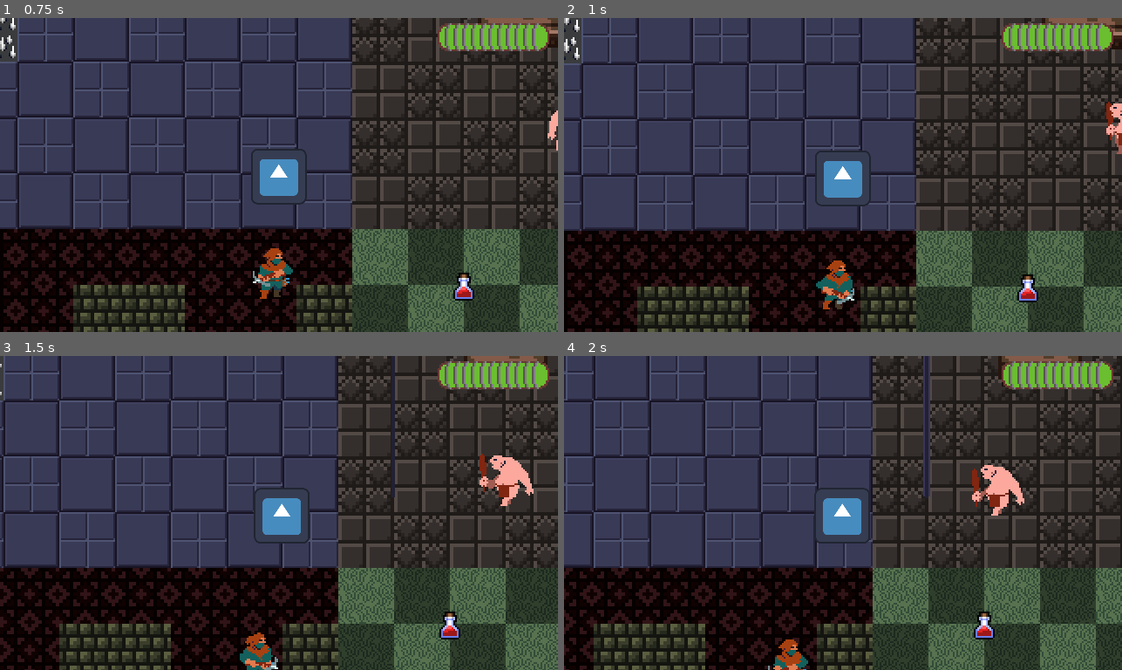
Above: before the commit, frames 1-4 (two rows, left to right).
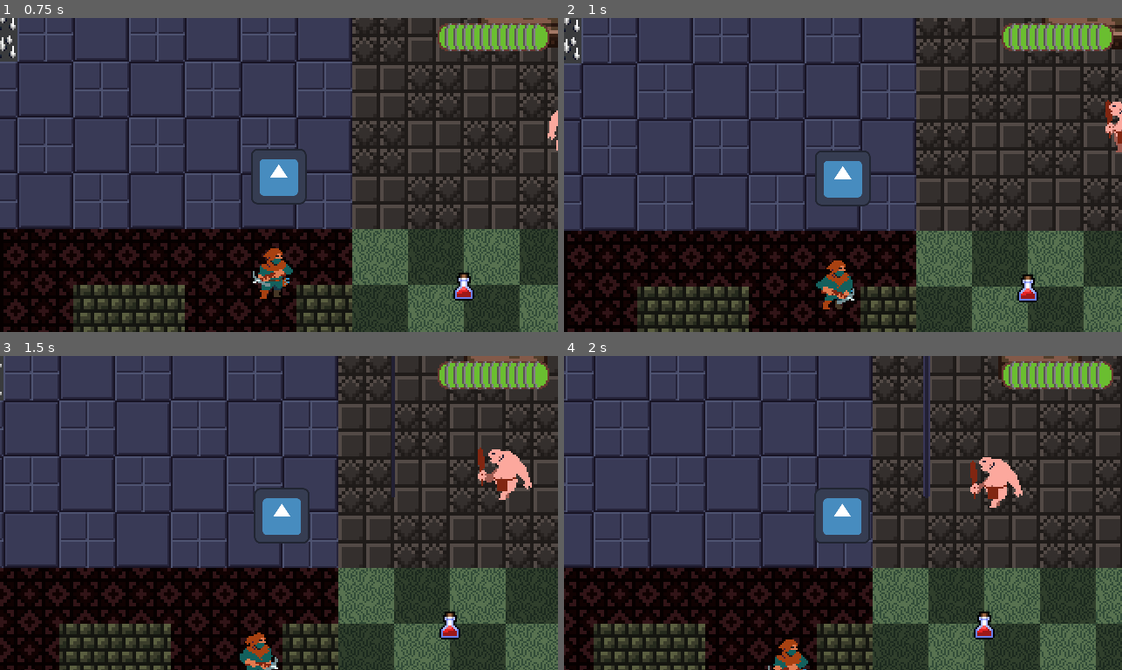
Above: after the commit, the same moments.

Repository: KxUgh/48h-game-jam-game
Game: Godot game, scene res://scenes/main_menu.tscn
Two runs of this game, one before a commit and one after it. Both use one fixed random seed, a clock stepped at 60 frames per second and the inputs below. The engine's default icon, where the game draws it, is replaced by a stand-in: a white triangle on a blue panel in a dark square.
Inputs (mouse positions are in pixels of both pictures, inside the frame that each line leads up to):
- Up to frame 1 (0.75 s): click "Game the Game" at 0.5 s
- Up to frame 2 (1 s): no input
- Up to frame 3 (1.5 s): move the mouse to (401, 497) at 1.27 s; hold D (right) from 1.28 s (still down); click (401, 497) at 1.35 s
- Up to frame 4 (2 s): keep holding D (right)

Frame 1 is identical in both runs. In frame 2, 0.1% of the frame differs, in the area x 97-100%, y 26-44%; in frame 3, 0.6%; in frame 4, 0.7%, in the area x 72-83%, y 32-51%.

Commit message:
fixes and shit
ghouls and goblins

Diff:
--- a/scenes/main.tscn
+++ b/scenes/main.tscn
@@ -38,11 +38,19 @@
 
 [sub_resource type="NavigationPolygon" id="NavigationPolygon_u6y15"]
 
+[sub_resource type="NavigationPolygon" id="NavigationPolygon_kfxr6"]
+
+[sub_resource type="NavigationPolygon" id="NavigationPolygon_tobgk"]
+
 [sub_resource type="NavigationPolygon" id="NavigationPolygon_n7v1v"]
 
 [sub_resource type="NavigationPolygon" id="NavigationPolygon_huauo"]
 
-[sub_resource type="NavigationPolygon" id="NavigationPolygon_a1wd2"]
+[sub_resource type="NavigationPolygon" id="NavigationPolygon_vyae3"]
+
+[sub_resource type="NavigationPolygon" id="NavigationPolygon_y0ddi"]
+
+[sub_resource type="NavigationPolygon" id="NavigationPolygon_ub0yd"]
 
 [sub_resource type="TileSetAtlasSource" id="TileSetAtlasSource_4ggdw"]
 texture = ExtResource("1_1irw7")
@@ -109,11 +117,11 @@
 34:0/0 = 0
 34:0/0/navigation_layer_0/polygon = SubResource("NavigationPolygon_osp4f")
 35:0/0 = 0
-35:0/0/navigation_layer_0/polygon = SubResource("NavigationPolygon_osp4f")
+35:0/0/navigation_layer_0/polygon = SubResource("NavigationPolygon_kfxr6")
 36:0/0 = 0
-36:0/0/navigation_layer_0/polygon = SubResource("NavigationPolygon_huauo")
+36:0/0/navigation_layer_0/polygon = SubResource("NavigationPolygon_kfxr6")
 37:0/0 = 0
-37:0/0/navigation_layer_0/polygon = SubResource("NavigationPolygon_huauo")
+37:0/0/navigation_layer_0/polygon = SubResource("NavigationPolygon_kfxr6")
 0:1/0 = 0
 0:1/0/navigation_layer_0/polygon = SubResource("NavigationPolygon_yyi8j")
 1:1/0 = 0
@@ -176,11 +184,11 @@
 34:1/0 = 0
 34:1/0/navigation_layer_0/polygon = SubResource("NavigationPolygon_osp4f")
 35:1/0 = 0
-35:1/0/navigation_layer_0/polygon = SubResource("NavigationPolygon_osp4f")
+35:1/0/navigation_layer_0/polygon = SubResource("NavigationPolygon_tobgk")
 36:1/0 = 0
-36:1/0/navigation_layer_0/polygon = SubResource("NavigationPolygon_huauo")
+36:1/0/navigation_layer_0/polygon = SubResource("NavigationPolygon_tobgk")
 37:1/0 = 0
-37:1/0/navigation_layer_0/polygon = SubResource("NavigationPolygon_huauo")
+37:1/0/navigation_layer_0/polygon = SubResource("NavigationPolygon_tobgk")
 0:2/0 = 0
 0:2/0/navigation_layer_0/polygon = SubResource("NavigationPolygon_yyi8j")
 1:2/0 = 0
@@ -616,18 +624,19 @@
 38:3/0 = 0
 38:3/0/navigation_layer_0/polygon = SubResource("NavigationPolygon_n7v1v")
 38:2/0 = 0
-38:2/0/physics_layer_0/polygon_0/points = PackedVector2Array(16, 0.176577, 6.9748, -0.353155, 2.20721, 0.52973)
-38:2/0/navigation_layer_0/polygon = SubResource("NavigationPolygon_huauo")
+38:2/0/physics_layer_0/polygon_0/points = PackedVector2Array(0.441442, -0.176579, 16, -2.64866, 16, -1.05946, -0.441444, 1.58919)
+38:2/0/navigation_layer_0/polygon = SubResource("NavigationPolygon_ub0yd")
 39:2/0 = 0
-39:2/0/navigation_layer_0/polygon = SubResource("NavigationPolygon_huauo")
+39:2/0/physics_layer_0/polygon_0/points = PackedVector2Array(-0.441442, -0.176579, -16, -2.64866, -16, -1.05946, 0.441444, 1.58919)
+39:2/0/navigation_layer_0/polygon = SubResource("NavigationPolygon_ub0yd")
 39:1/0 = 0
-39:1/0/navigation_layer_0/polygon = SubResource("NavigationPolygon_a1wd2")
+39:1/0/navigation_layer_0/polygon = SubResource("NavigationPolygon_y0ddi")
 38:1/0 = 0
-38:1/0/navigation_layer_0/polygon = SubResource("NavigationPolygon_a1wd2")
+38:1/0/navigation_layer_0/polygon = SubResource("NavigationPolygon_y0ddi")
 38:0/0 = 0
-38:0/0/navigation_layer_0/polygon = SubResource("NavigationPolygon_huauo")
+38:0/0/navigation_layer_0/polygon = SubResource("NavigationPolygon_vyae3")
 39:0/0 = 0
-39:0/0/navigation_layer_0/polygon = SubResource("NavigationPolygon_huauo")
+39:0/0/navigation_layer_0/polygon = SubResource("NavigationPolygon_vyae3")
 
 [sub_resource type="NavigationPolygon" id="NavigationPolygon_vde8s"]
 vertices = PackedVector2Array(16, 16, -16, 16, -16, -16, 16, -16)
@@ -775,29 +784,19 @@
 [sub_resource type="TileSetScenesCollectionSource" id="TileSetScenesCollectionSource_xmdss"]
 scenes/1/scene = ExtResource("3_pkbf4")
 
-[sub_resource type="NavigationPolygon" id="NavigationPolygon_scija"]
-vertices = PackedVector2Array(16, -3, -16, -3.17969, -16, -12.5391, 16, -12.7109)
-polygons = Array[PackedInt32Array]([PackedInt32Array(0, 1, 2, 3)])
-outlines = Array[PackedVector2Array]([PackedVector2Array(-16, -12.537, 16, -12.7136, 16, -3.00181, -16, -3.17839)])
-agent_radius = 0.0
-
-[sub_resource type="NavigationPolygon" id="NavigationPolygon_xoj4l"]
-vertices = PackedVector2Array(16, -3, -16, -3.17969, -16, -6, 16, -6)
-polygons = Array[PackedInt32Array]([PackedInt32Array(0, 1, 2, 3)])
-outlines = Array[PackedVector2Array]([PackedVector2Array(-16, -6.00363, 16, -6.00363, 16, -3.00181, -16, -3.17839)])
-agent_radius = 0.0
-
-[sub_resource type="NavigationPolygon" id="NavigationPolygon_ymgmq"]
-vertices = PackedVector2Array(16, -3, -16, -3.17969, -16, -12.5391, 16, -12.7109)
-polygons = Array[PackedInt32Array]([PackedInt32Array(0, 1, 2, 3)])
-outlines = Array[PackedVector2Array]([PackedVector2Array(-16, -12.537, 16, -12.7136, 16, -3.00181, -16, -3.17839)])
-agent_radius = 0.0
-
-[sub_resource type="NavigationPolygon" id="NavigationPolygon_lujwn"]
-vertices = PackedVector2Array(16, 16, -16, 16, -16, -16, 16, -16)
-polygons = Array[PackedInt32Array]([PackedInt32Array(0, 1, 2, 3)])
-outlines = Array[PackedVector2Array]([PackedVector2Array(-16, -16, 16, -16, 16, 16, -16, 16)])
-agent_radius = 0.0
+[sub_resource type="NavigationPolygon" id="NavigationPolygon_mj60d"]
+
+[sub_resource type="NavigationPolygon" id="NavigationPolygon_x0rv6"]
+
+[sub_resource type="NavigationPolygon" id="NavigationPolygon_plbr6"]
+
+[sub_resource type="NavigationPolygon" id="NavigationPolygon_mdvyv"]
+
+[sub_resource type="NavigationPolygon" id="NavigationPolygon_eipmj"]
+
+[sub_resource type="NavigationPolygon" id="NavigationPolygon_1sbea"]
+
+[sub_resource type="NavigationPolygon" id="NavigationPolygon_4h77w"]
 
 [sub_resource type="TileSetAtlasSource" id="TileSetAtlasSource_1tcrp"]
 texture = ExtResource("5_uvg6y")
@@ -840,24 +839,26 @@
 3:4/0 = 0
 4:4/0 = 0
 4:4/0/physics_layer_0/polygon_0/points = PackedVector2Array(-8.21084, -16, 16, -16, 16, 13.5964, -7.85768, 13.773)
-4:4/0/navigation_layer_0/polygon = SubResource("NavigationPolygon_lujwn")
+4:4/0/navigation_layer_0/polygon = SubResource("NavigationPolygon_1sbea")
 5:4/0 = 0
 5:4/0/physics_layer_0/polygon_0/points = PackedVector2Array(8.21084, -16, -16, -16, -16, 13.5964, 7.85768, 13.773)
-5:4/0/navigation_layer_0/polygon = SubResource("NavigationPolygon_lujwn")
+5:4/0/navigation_layer_0/polygon = SubResource("NavigationPolygon_1sbea")
 0:5/0 = 0
 1:5/0 = 0
 2:5/0 = 0
 3:5/0 = 0
 4:5/0 = 0
-4:5/0/navigation_layer_0/polygon = SubResource("NavigationPolygon_lujwn")
+4:5/0/navigation_layer_0/polygon = SubResource("NavigationPolygon_1sbea")
 5:5/0 = 0
-5:5/0/navigation_layer_0/polygon = SubResource("NavigationPolygon_lujwn")
+5:5/0/navigation_layer_0/polygon = SubResource("NavigationPolygon_1sbea")
 0:6/0 = 0
 1:6/0 = 0
 2:6/0 = 0
 3:6/0 = 0
 4:6/0 = 0
+4:6/0/navigation_layer_0/polygon = SubResource("NavigationPolygon_4h77w")
 5:6/0 = 0
+5:6/0/navigation_layer_0/polygon = SubResource("NavigationPolygon_4h77w")
 0:7/0 = 0
 1:7/0 = 0
 2:7/0 = 0
@@ -868,19 +869,21 @@
 1:8/0 = 0
 2:8/0 = 0
 2:8/0/physics_layer_0/polygon_0/points = PackedVector2Array(-16, -9.18201, 16, -9.35859, 16, -4.06128, -16, -3.8847)
-2:8/0/navigation_layer_0/polygon = SubResource("NavigationPolygon_xoj4l")
+2:8/0/navigation_layer_0/polygon = SubResource("NavigationPolygon_mdvyv")
 3:8/0 = 0
 4:8/0 = 0
 4:8/0/physics_layer_0/polygon_0/points = PackedVector2Array(-0.0882874, -16, -5.3856, -16, -5.73876, 0.353153, -0.618019, 0.529732)
 5:8/0 = 0
 5:8/0/physics_layer_0/polygon_0/points = PackedVector2Array(0.0882874, -16, 5.3856, -16, 5.73876, 0.353153, 0.618019, 0.529732)
 0:9/0 = 0
+0:9/0/navigation_layer_0/polygon = SubResource("NavigationPolygon_mj60d")
 1:9/0 = 0
 2:9/0 = 0
 3:9/0 = 0
 4:9/0 = 0
 5:9/0 = 0
 0:10/0 = 0
+0:10/0/navigation_layer_0/polygon = SubResource("NavigationPolygon_mj60d")
 1:10/0 = 0
 2:10/0 = 0
 3:10/0 = 0
@@ -890,44 +893,38 @@
 4:11/0 = 0
 0:12/0 = 0
 1:12/0 = 0
+1:12/0/navigation_layer_0/polygon = SubResource("NavigationPolygon_x0rv6")
 2:12/0 = 0
 3:12/0 = 0
 4:12/0 = 0
+4:12/0/navigation_layer_0/polygon = SubResource("NavigationPolygon_eipmj")
 5:12/0 = 0
 0:13/0 = 0
 1:13/0 = 0
 1:13/0/physics_layer_0/polygon_0/points = PackedVector2Array(-16, -9.18201, 16, -9.35859, 16, -4.06128, -16, -3.8847)
-1:13/0/navigation_layer_0/polygon = SubResource("NavigationPolygon_scija")
+1:13/0/navigation_layer_0/polygon = SubResource("NavigationPolygon_x0rv6")
 2:13/0 = 0
+2:13/0/navigation_layer_0/polygon = SubResource("NavigationPolygon_plbr6")
 3:13/0 = 0
+3:13/0/navigation_layer_0/polygon = SubResource("NavigationPolygon_plbr6")
 4:13/0 = 0
 4:13/0/physics_layer_0/polygon_0/points = PackedVector2Array(-16, -9.18201, 16, -9.35859, 16, -4.06128, -16, -3.8847)
-4:13/0/navigation_layer_0/polygon = SubResource("NavigationPolygon_ymgmq")
+4:13/0/navigation_layer_0/polygon = SubResource("NavigationPolygon_eipmj")
 5:13/0 = 0
 
-[sub_resource type="NavigationPolygon" id="NavigationPolygon_ueg62"]
-vertices = PackedVector2Array(5.38281, -0.179688, 5.91406, 0.179688, -6.09375, -0.179688, -5.74219, -0.53125)
+[sub_resource type="NavigationPolygon" id="NavigationPolygon_27nfg"]
+vertices = PackedVector2Array(16, 16, -16, 16, -16, -16, 16, -16)
 polygons = Array[PackedInt32Array]([PackedInt32Array(0, 1, 2, 3)])
-outlines = Array[PackedVector2Array]([PackedVector2Array(-5.73876, -0.529732, 5.3856, -0.176579, 5.91534, 0.176577, -6.09191, -0.176579)])
+outlines = Array[PackedVector2Array]([PackedVector2Array(-16, -16, 16, -16, 16, 16, -16, 16)])
 agent_radius = 0.0
 
-[sub_resource type="NavigationPolygon" id="NavigationPolygon_0vegf"]
-vertices = PackedVector2Array(5.38281, -0.179688, 5.91406, 0.179688, -6.09375, -0.179688, -5.74219, -0.53125)
-polygons = Array[PackedInt32Array]([PackedInt32Array(0, 1, 2, 3)])
-outlines = Array[PackedVector2Array]([PackedVector2Array(-5.73876, -0.529732, 5.3856, -0.176579, 5.91534, 0.176577, -6.09191, -0.176579)])
-agent_radius = 0.0
-
-[sub_resource type="NavigationPolygon" id="NavigationPolygon_d3swn"]
-vertices = PackedVector2Array(5.38281, -0.179688, 5.91406, 0.179688, -6.09375, -0.179688, -5.74219, -0.53125)
-polygons = Array[PackedInt32Array]([PackedInt32Array(0, 1, 2, 3)])
-outlines = Array[PackedVector2Array]([PackedVector2Array(-5.73876, -0.529732, 5.3856, -0.176579, 5.91534, 0.176577, -6.09191, -0.176579)])
-agent_radius = 0.0
-
-[sub_resource type="NavigationPolygon" id="NavigationPolygon_cxlnn"]
-vertices = PackedVector2Array(5.38281, -0.179688, 5.91406, 0.179688, -6.09375, -0.179688, -5.74219, -0.53125)
-polygons = Array[PackedInt32Array]([PackedInt32Array(0, 1, 2, 3)])
-outlines = Array[PackedVector2Array]([PackedVector2Array(-5.73876, -0.529732, 5.3856, -0.176579, 5.91534, 0.176577, -6.09191, -0.176579)])
-agent_radius = 0.0
+[sub_resource type="NavigationPolygon" id="NavigationPolygon_bwx8x"]
+
+[sub_resource type="NavigationPolygon" id="NavigationPolygon_k0h5h"]
+
+[sub_resource type="NavigationPolygon" id="NavigationPolygon_8t3fw"]
+
+[sub_resource type="NavigationPolygon" id="NavigationPolygon_cydac"]
 
 [sub_resource type="TileSetAtlasSource" id="TileSetAtlasSource_ycwmw"]
 texture = ExtResource("6_ioanc")
@@ -939,21 +936,23 @@
 4:0/0 = 0
 5:0/0 = 0
 5:0/0/physics_layer_0/polygon_0/points = PackedVector2Array(-6.44507, -0.529732, 5.73876, -0.70631, 5.56218, -0.176579, -6.26849, -0.176579)
-5:0/0/navigation_layer_0/polygon = SubResource("NavigationPolygon_ueg62")
+5:0/0/navigation_layer_0/polygon = SubResource("NavigationPolygon_bwx8x")
 6:0/0 = 0
 6:0/0/physics_layer_0/polygon_0/points = PackedVector2Array(-6.44507, -0.529732, 5.73876, -0.70631, 5.56218, -0.176579, -6.26849, -0.176579)
-6:0/0/navigation_layer_0/polygon = SubResource("NavigationPolygon_d3swn")
+6:0/0/navigation_layer_0/polygon = SubResource("NavigationPolygon_8t3fw")
 0:1/0 = 0
 1:1/0 = 0
+1:1/0/navigation_layer_0/polygon = SubResource("NavigationPolygon_27nfg")
 2:1/0 = 0
+2:1/0/navigation_layer_0/polygon = SubResource("NavigationPolygon_27nfg")
 3:1/0 = 0
 4:1/0 = 0
 5:1/0 = 0
 5:1/0/physics_layer_0/polygon_0/points = PackedVector2Array(-6.44507, -0.529732, 5.73876, -0.70631, 5.56218, -0.176579, -6.26849, -0.176579)
-5:1/0/navigation_layer_0/polygon = SubResource("NavigationPolygon_0vegf")
+5:1/0/navigation_layer_0/polygon = SubResource("NavigationPolygon_k0h5h")
 6:1/0 = 0
 6:1/0/physics_layer_0/polygon_0/points = PackedVector2Array(-6.44507, -0.529732, 5.73876, -0.70631, 5.56218, -0.176579, -6.26849, -0.176579)
-6:1/0/navigation_layer_0/polygon = SubResource("NavigationPolygon_cxlnn")
+6:1/0/navigation_layer_0/polygon = SubResource("NavigationPolygon_cydac")
 0:2/0 = 0
 1:2/0 = 0
 2:2/0 = 0
@@ -989,12 +988,12 @@
 metadata/_edit_lock_ = true
 
 [node name="TileMapLayer2" type="TileMapLayer" parent="TileMaps"]
-tile_map_data = PackedByteArray("AAD2//3/AgAAAAAAAQD1//3/AgAAAAAAAQD3//3/AgAAAAAAAQDy//3/AgAAAAAAAQDz//3/AgAAAAAAAQD0//3/AgAAAAAAAQDx//3/AgAAAAAAAQA=")
+tile_map_data = PackedByteArray("AAD3//3/AgAAAAAAAQD2//3/AgAAAAAAAQD1//3/AgAAAAAAAQD0//3/AgAAAAAAAQDz//3/AgAAAAAAAQDy//3/AgAAAAAAAQDx//3/AgAAAAAAAQA=")
 tile_set = SubResource("TileSet_jkjmu")
 metadata/_edit_lock_ = true
 
 [node name="TileMapLayer3" type="TileMapLayer" parent="TileMaps"]
-tile_map_data = PackedByteArray("AADw//n/BAAFAAEAAADz//f/BAA …(863 unchanged characters)… AFAAUAAAALAPz/AwAFAAQAAAALAP3/AwAFAAUAAAD+/wIAAAAWAAQAAAABAAcAAAAmAAEAAAABAAgAAAAmAAIAAAACAAcAAA …(748 unchanged characters)…
+tile_map_data = PackedByteArray("AADw//n/BAAFAAEAAADz//f/BAA …(863 unchanged characters)… AFAAUAAAALAPz/AwAFAAQAAAALAP3/AwAFAAUAAAABAAcAAAAmAAEAAAABAAgAAAAmAAIAAAACAAcAAA …(748 unchanged characters)…
 tile_set = SubResource("TileSet_jkjmu")
 metadata/_edit_lock_ = true
 
--- a/scripts/beam.gd
+++ b/scripts/beam.gd
@@ -3,7 +3,7 @@
 @export var sprite: AnimatedSprite2D
 
 
-func _process(delta: float) -> void:
+func _process(_delta: float) -> void:
 	if not sprite.is_playing():
 		queue_free()
 	if sprite.frame > 1:
--- a/scripts/tile_maps.gd
+++ b/scripts/tile_maps.gd
@@ -13,5 +13,5 @@
 	#	layer.enabled = false
 
 # Called every frame. 'delta' is the elapsed time since the previous frame.
-func _process(delta: float) -> void:
+func _process(_delta: float) -> void:
 	pass
Not shown: 1 places in scenes/main.tscn that only renumber resources
